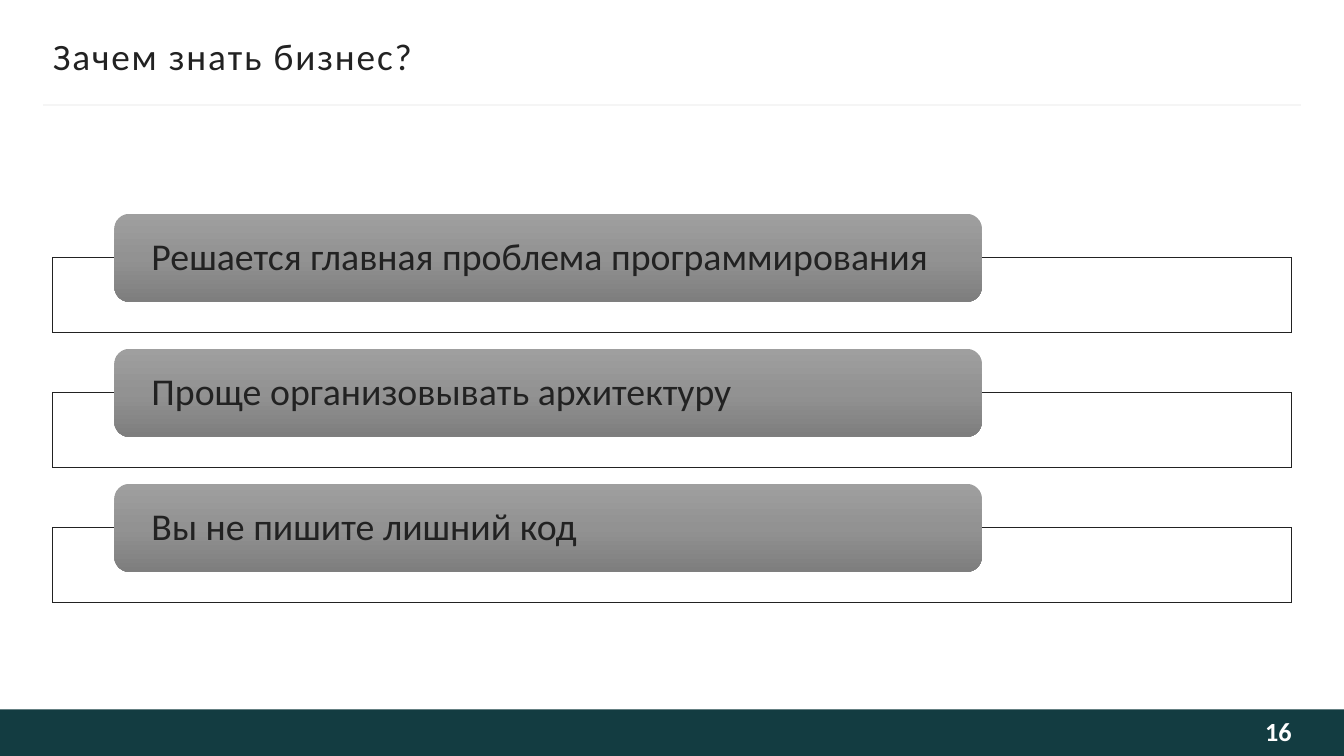
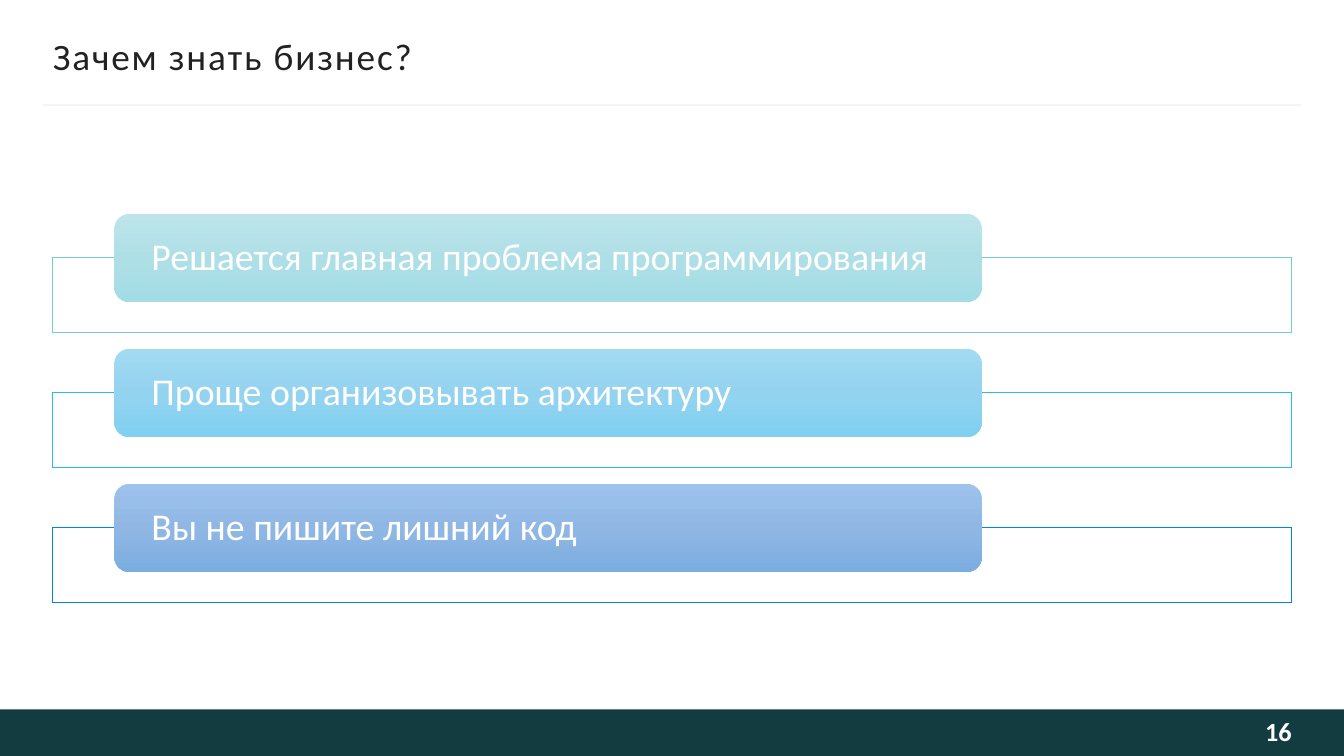
Before and after one commit to kugushev/presentations, a slide deck: slide 16 of Presentation.pptx. Drawn at 1344x756 pixels with LibreOffice and Linux fonts; fonts in the diff are those of the drawing; background and template pictures are left out. Boxes give left, top, right and bottom in pixels: in the first picture for what was removed or moved away, otherwise in the second. Text is boxed around its words. In the diff, an @@ line names an element or a change of style, - is before the commit and + after.

```diff
--- a/Presentation.pptx
+++ b/Presentation.pptx
@@ rounded rectangle at box(115, 214, 982, 301): fill gradient #9F9F9F to #929292 to #7E7E7E to gradient #BDE6EC to #B0E0E7 to #A2DEE6 @@
@@ rectangle at box(52, 258, 1292, 333): outline #222222 0.5 pt to #76CDD8 0.5 pt @@
@@ rounded rectangle at box(115, 349, 982, 437): fill gradient #9F9F9F to #929292 to #7E7E7E to gradient #A3DAF2 to #95D4EF to #80D0F1 @@
@@ rectangle at box(52, 393, 1292, 468): outline #222222 0.5 pt to #2ABBE4 0.5 pt @@
@@ rounded rectangle at box(115, 484, 982, 572): fill gradient #9F9F9F to #929292 to #7E7E7E to gradient #9DC2ED to #90B7E4 to #7CADE1 @@
@@ text colour #222222 to #FFFFFF in 3 elements at box(151, 244, 928, 276), box(151, 381, 731, 411), box(151, 514, 577, 546) @@
@@ rectangle at box(52, 528, 1292, 603): outline #222222 0.5 pt to #008ACF 0.5 pt @@
```
Also in this commit, not shown: 4 other slides changed, 1 slide added.
